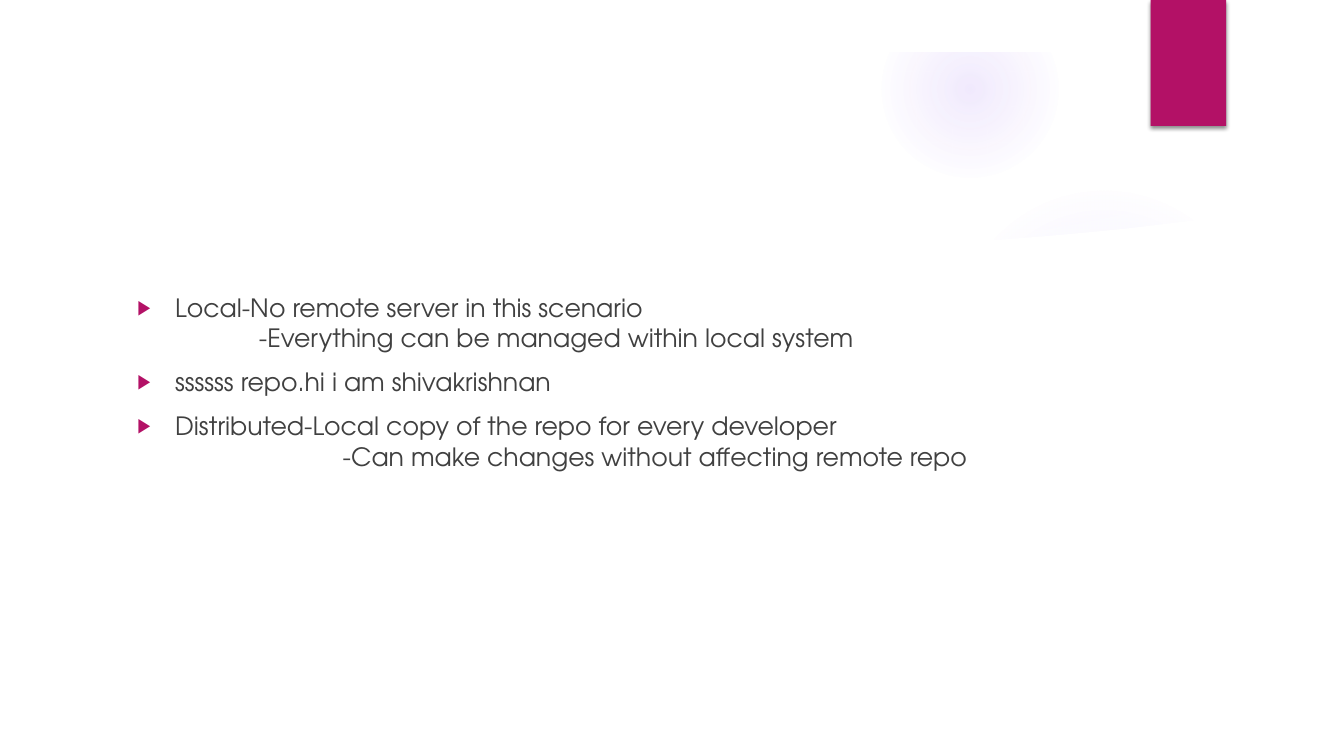
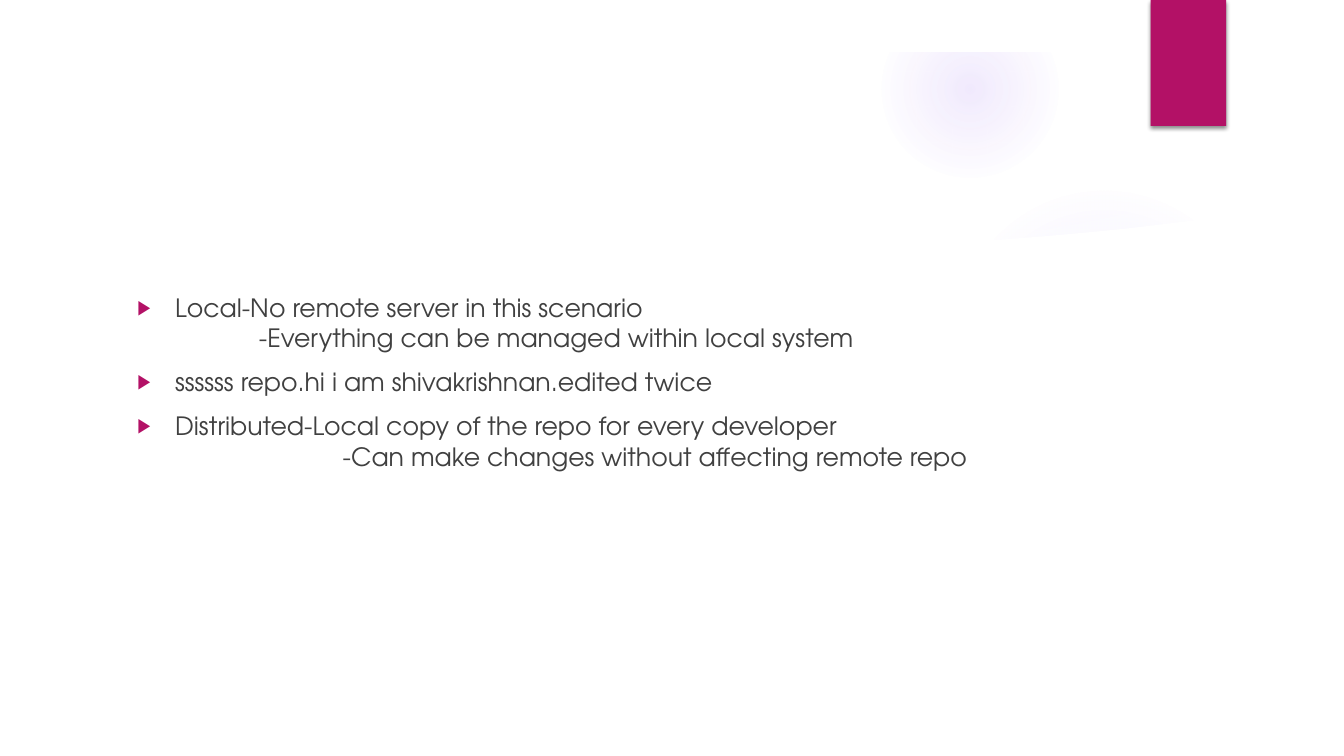
Before and after one commit to ShivakrishnanR/boys_repo, a slide deck: slide 3 of my_folder/Presentation (1).pptx. Drawn at 1344x756 pixels with LibreOffice and Linux fonts; fonts in the diff are those of the drawing; background and template pictures are left out. Boxes give left, top, right and bottom in pixels: in the first picture for what was removed or moved away, otherwise in the second. Text is boxed around its words. In the diff, an @@ line names an element or a change of style, - is before the commit and + after.

Commit message:
editted twice

```diff
--- a/my_folder/Presentation (1).pptx
+++ b/my_folder/Presentation (1).pptx
@@ text at <box>175,372,712,396</box>: text changed @@
-▶ ssssss repo.hi i am shivakrishnan
+▶ ssssss repo.hi i am shivakrishnan.edited twice
```
